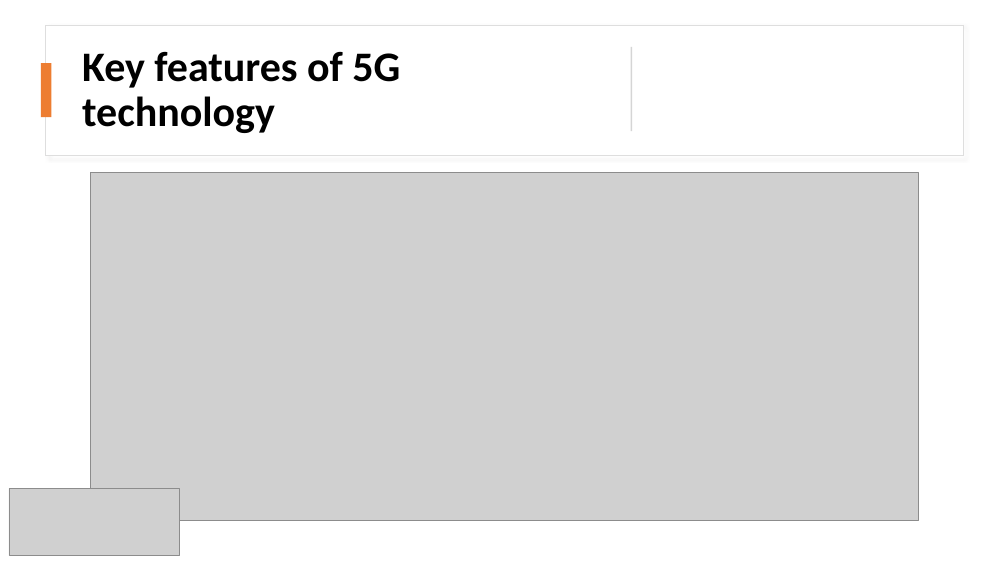
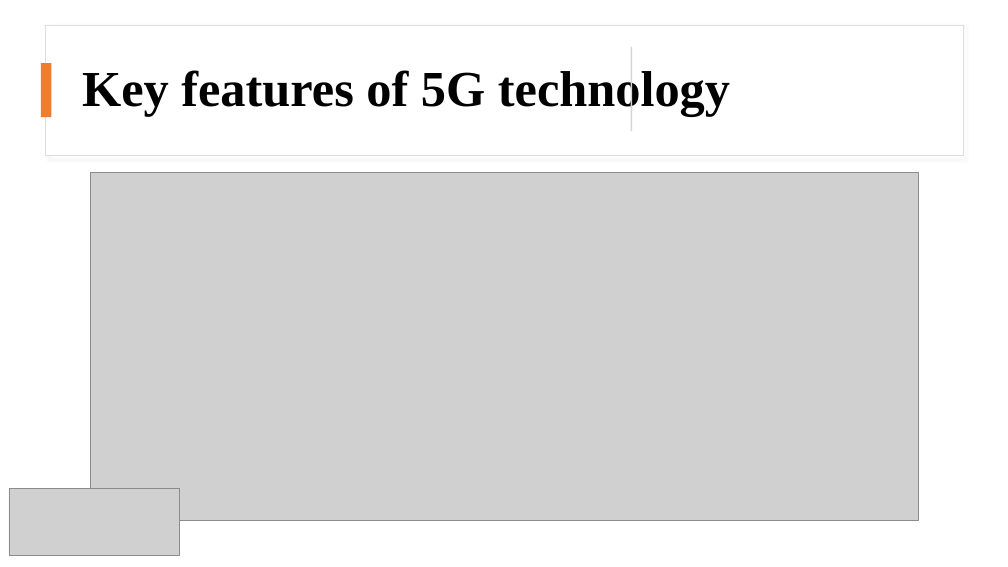
Before and after one commit to kushalprakash6/Standalone-5G-netowrk-simulation, a slide deck: slide 7 of Presentation/Presentation team_entropy.pptx. Drawn at 1008x567 pixels with LibreOffice and Linux fonts; fonts in the diff are those of the drawing; grey boxes stand for pictures. Boxes give left, top, right and bottom in pixels: in the first picture for what was removed or moved away, otherwise in the second. Text is boxed around its words. In the diff, an @@ line names an element or a change of style, - is before the commit and + after.

```diff
--- a/Presentation/Presentation team_entropy.pptx
+++ b/Presentation/Presentation team_entropy.pptx
@@ title "Key features of 5G technology" at <box>82,67,730,117</box>: size 40 to 48 pt, font Calibri to Times New Roman @@
```
Also in this commit, not shown: 16 other slides changed.
